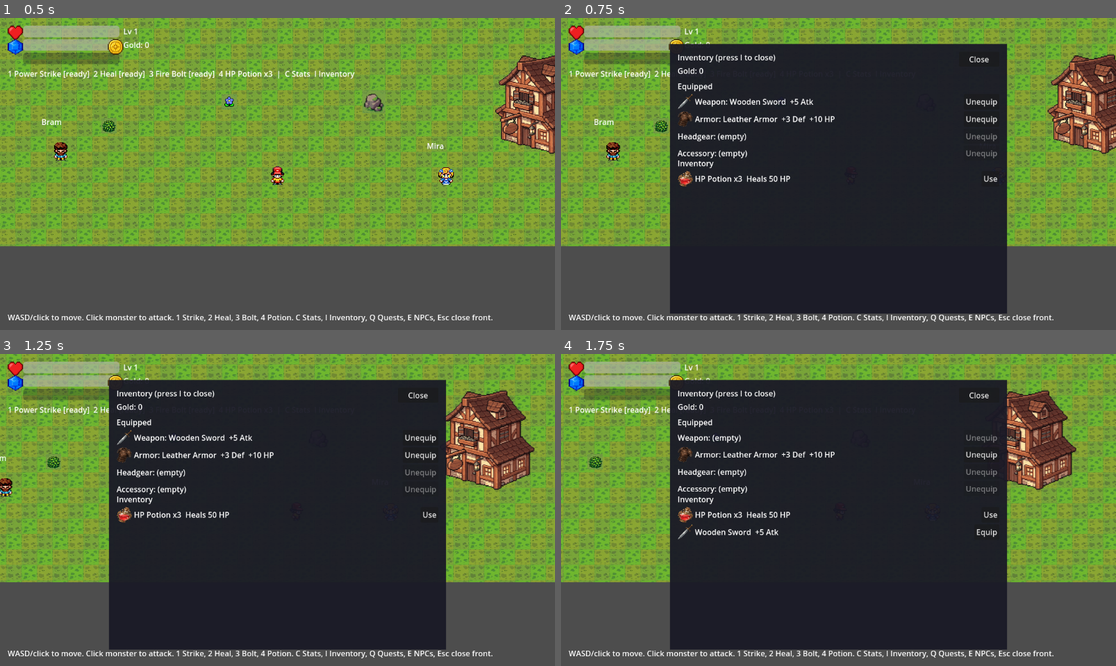
Above: before the commit, frames 1-4 (two rows, left to right).
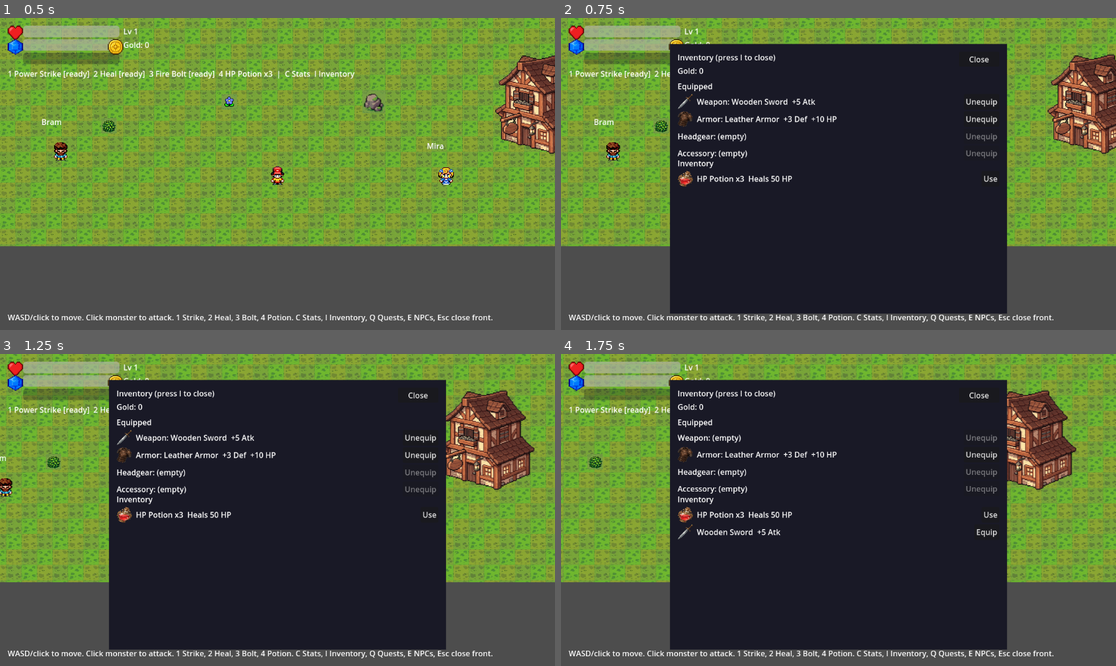
Above: after the commit, the same moments.

Repository: straviux/rok-online-clone
Game: Godot game, scene res://scenes/world/town.tscn
The game is run twice, just before and just after one commit, with the same random seed, the same clock (stepped at 60 frames per second) and the same inputs.
Inputs (mouse positions are in pixels of both pictures, inside the frame that each line leads up to):
- Up to frame 1 (0.5 s): no input
- Up to frame 2 (0.75 s): tap Enter at 0.5 s; move the mouse to (960, 158) at 0.52 s; hold D from 0.53 s (still down); tap I at 0.6 s; click (960, 158) at 0.67 s
- Up to frame 3 (1.25 s): keep holding D; tap E at 0.8 s
- Up to frame 4 (1.75 s): release D at 1.25 s; click "Unequip" at 1.25 s

Frame 1 is identical in both runs. In frame 2, 0.9% of the frame differs, in the area x 24-50%, y 25-53%; in frame 3, 0.9%; in frame 4, 0.8%.

Commit message:
Fix panel text layout: opaque panels, dialogue parchment insets, wider shop and quest log, wrapping quest text, centered rows

Diff:
--- a/scenes/ui/character_panel.tscn
+++ b/scenes/ui/character_panel.tscn
@@ -10,7 +10,7 @@
 offset_top = 124.0
 offset_right = 826.0
 offset_bottom = 624.0
-color = Color(0.1, 0.1, 0.15, 0.95)
+color = Color(0.1, 0.1, 0.15, 1)
 
 [node name="TitleLabel" type="Label" parent="Panel"]
 offset_left = 16.0
--- a/scenes/ui/dialogue_panel.tscn
+++ b/scenes/ui/dialogue_panel.tscn
@@ -12,29 +12,30 @@
 offset_bottom = 430.0
 
 [node name="NameLabel" type="Label" parent="Panel"]
-offset_left = 16.0
-offset_top = 16.0
-offset_right = 580.0
-offset_bottom = 44.0
+offset_left = 56.0
+offset_top = 44.0
+offset_right = 520.0
+offset_bottom = 68.0
 text = "Elder"
 
 [node name="CloseButton" type="Button" parent="Panel"]
-offset_left = 600.0
-offset_top = 16.0
-offset_right = 684.0
-offset_bottom = 44.0
+offset_left = 560.0
+offset_top = 44.0
+offset_right = 644.0
+offset_bottom = 68.0
 text = "Close"
 
 [node name="TextLabel" type="Label" parent="Panel"]
-offset_left = 16.0
-offset_top = 56.0
-offset_right = 684.0
-offset_bottom = 160.0
+offset_left = 56.0
+offset_top = 72.0
+offset_right = 644.0
+offset_bottom = 156.0
+autowrap_mode = 3
 text = ""
 
 [node name="AcceptButton" type="Button" parent="Panel"]
-offset_left = 16.0
-offset_top = 176.0
-offset_right = 160.0
-offset_bottom = 204.0
+offset_left = 56.0
+offset_top = 156.0
+offset_right = 200.0
+offset_bottom = 184.0
 text = "Accept"
--- a/scenes/ui/inventory_panel.tscn
+++ b/scenes/ui/inventory_panel.tscn
@@ -10,7 +10,7 @@
 offset_top = 54.0
 offset_right = 926.0
 offset_bottom = 614.0
-color = Color(0.1, 0.1, 0.15, 0.95)
+color = Color(0.1, 0.1, 0.15, 1)
 
 [node name="TitleLabel" type="Label" parent="Panel"]
 offset_left = 16.0
--- a/scenes/ui/quest_log_panel.tscn
+++ b/scenes/ui/quest_log_panel.tscn
@@ -6,11 +6,11 @@
 script = ExtResource("1_panel")
 
 [node name="Panel" type="ColorRect" parent="."]
-offset_left = 226.0
+offset_left = 76.0
 offset_top = 54.0
-offset_right = 926.0
+offset_right = 1076.0
 offset_bottom = 614.0
-color = Color(0.1, 0.1, 0.15, 0.95)
+color = Color(0.1, 0.1, 0.15, 1)
 
 [node name="TitleLabel" type="Label" parent="Panel"]
 offset_left = 16.0
@@ -20,14 +20,14 @@
 text = "Quest Log (press Q to close)"
 
 [node name="CloseButton" type="Button" parent="Panel"]
-offset_left = 600.0
+offset_left = 900.0
 offset_top = 16.0
-offset_right = 684.0
+offset_right = 984.0
 offset_bottom = 44.0
 text = "Close"
 
 [node name="QuestBox" type="VBoxContainer" parent="Panel"]
 offset_left = 16.0
 offset_top = 56.0
-offset_right = 684.0
+offset_right = 984.0
 offset_bottom = 544.0
--- a/scenes/ui/shop_panel.tscn
+++ b/scenes/ui/shop_panel.tscn
@@ -6,11 +6,11 @@
 script = ExtResource("1_panel")
 
 [node name="Panel" type="ColorRect" parent="."]
-offset_left = 226.0
+offset_left = 76.0
 offset_top = 54.0
-offset_right = 926.0
+offset_right = 1076.0
 offset_bottom = 614.0
-color = Color(0.1, 0.1, 0.15, 0.95)
+color = Color(0.1, 0.1, 0.15, 1)
 
 [node name="TitleLabel" type="Label" parent="Panel"]
 offset_left = 16.0
@@ -20,48 +20,48 @@
 text = "Shop (E near the shopkeeper, Esc to close)"
 
 [node name="CloseButton" type="Button" parent="Panel"]
-offset_left = 600.0
+offset_left = 900.0
 offset_top = 16.0
-offset_right = 684.0
+offset_right = 984.0
 offset_bottom = 44.0
 text = "Close"
 
 [node name="GoldLabel" type="Label" parent="Panel"]
 offset_left = 16.0
 offset_top = 44.0
-offset_right = 684.0
+offset_right = 984.0
 offset_bottom = 72.0
 text = "Gold: 0"
 
 [node name="MessageLabel" type="Label" parent="Panel"]
 offset_left = 16.0
 offset_top = 72.0
-offset_right = 684.0
+offset_right = 984.0
 offset_bottom = 100.0
 text = ""
 
 [node name="StockLabel" type="Label" parent="Panel"]
 offset_left = 16.0
 offset_top = 104.0
-offset_right = 340.0
+offset_right = 480.0
 offset_bottom = 132.0
 text = "Buy"
 
 [node name="StockBox" type="VBoxContainer" parent="Panel"]
 offset_left = 16.0
 offset_top = 132.0
-offset_right = 340.0
+offset_right = 480.0
 offset_bottom = 544.0
 
 [node name="SellLabel" type="Label" parent="Panel"]
-offset_left = 360.0
+offset_left = 500.0
 offset_top = 104.0
-offset_right = 684.0
+offset_right = 984.0
 offset_bottom = 132.0
 text = "Sell (half price)"
 
 [node name="SellBox" type="VBoxContainer" parent="Panel"]
-offset_left = 360.0
+offset_left = 500.0
 offset_top = 132.0
-offset_right = 684.0
+offset_right = 984.0
 offset_bottom = 544.0
--- a/scenes/ui/storage_panel.tscn
+++ b/scenes/ui/storage_panel.tscn
@@ -10,7 +10,7 @@
 offset_top = 54.0
 offset_right = 926.0
 offset_bottom = 614.0
-color = Color(0.1, 0.1, 0.15, 0.95)
+color = Color(0.1, 0.1, 0.15, 1)
 
 [node name="TitleLabel" type="Label" parent="Panel"]
 offset_left = 16.0
--- a/scripts/dialogue_panel.gd
+++ b/scripts/dialogue_panel.gd
@@ -15,6 +15,10 @@
 
 func _ready() -> void:
 	($Panel as TextureRect).texture = UISprites.get_texture("dialog_box")
+	# The parchment is light, so the default white label text would
+	# vanish on it — use dark brown for the name and body text.
+	name_label.add_theme_color_override("font_color", Color(0.2, 0.13, 0.05, 1))
+	text_label.add_theme_color_override("font_color", Color(0.2, 0.13, 0.05, 1))
 	add_to_group("dialogue_panel")
 	visible = false
 	name_label.text = "Elder"
--- a/scripts/inventory_panel.gd
+++ b/scripts/inventory_panel.gd
@@ -60,6 +60,7 @@
 
 func _add_row(box: VBoxContainer, text_value: String, button_text: String, item: ItemData = null) -> Button:
 	var row := HBoxContainer.new()
+	row.add_theme_constant_override("separation", 8)
 	if item != null:
 		var icon_tex: Texture2D = ItemIcons.get_texture(item.item_id)
 		if icon_tex != null:
@@ -72,6 +73,11 @@
 	var label := Label.new()
 	label.text = text_value
 	label.size_flags_horizontal = 3
+	# Center the text on the row (it used to sit at the top of the
+	# 32px icon row, which made buttons look like they were on the
+	# line below) and clip it instead of letting it run under the button.
+	label.vertical_alignment = VERTICAL_ALIGNMENT_CENTER
+	label.clip_text = true
 	row.add_child(label)
 	var button := Button.new()
 	button.text = button_text
--- a/scripts/quest_log_panel.gd
+++ b/scripts/quest_log_panel.gd
@@ -45,5 +45,9 @@
 			_:
 				status_text = "Locked — finish the earlier quest first"
 		var label := Label.new()
+		# Long descriptions used to run off the panel's right edge;
+		# wrap them at the box width instead.
+		label.autowrap_mode = TextServer.AUTOWRAP_WORD_SMART
+		label.size_flags_horizontal = Control.SIZE_FILL
 		label.text = "%s\n  %s — %s" % [data.quest_name, data.description, status_text]
 		quest_box.add_child(label)
--- a/scripts/shop_panel.gd
+++ b/scripts/shop_panel.gd
@@ -88,6 +88,7 @@
 
 func _add_row(box: VBoxContainer, text_value: String, button_text: String, item: ItemData = null) -> Button:
 	var row := HBoxContainer.new()
+	row.add_theme_constant_override("separation", 8)
 	if item != null:
 		var icon_tex: Texture2D = ItemIcons.get_texture(item.item_id)
 		if icon_tex != null:
@@ -100,6 +101,11 @@
 	var label := Label.new()
 	label.text = text_value
 	label.size_flags_horizontal = 3
+	# Center the text on the row (it used to sit at the top of the
+	# 32px icon row, which made buttons look like they were on the
+	# line below) and clip it instead of letting it run under the button.
+	label.vertical_alignment = VERTICAL_ALIGNMENT_CENTER
+	label.clip_text = true
 	row.add_child(label)
 	var button := Button.new()
 	button.text = button_text
--- a/scripts/storage_panel.gd
+++ b/scripts/storage_panel.gd
@@ -60,6 +60,7 @@
 
 func _add_row(box: VBoxContainer, text_value: String, button_text: String, item: ItemData = null) -> Button:
 	var row := HBoxContainer.new()
+	row.add_theme_constant_override("separation", 8)
 	if item != null:
 		var icon_tex: Texture2D = ItemIcons.get_texture(item.item_id)
 		if icon_tex != null:
@@ -72,6 +73,11 @@
 	var label := Label.new()
 	label.text = text_value
 	label.size_flags_horizontal = 3
+	# Center the text on the row (it used to sit at the top of the
+	# 32px icon row, which made buttons look like they were on the
+	# line below) and clip it instead of letting it run under the button.
+	label.vertical_alignment = VERTICAL_ALIGNMENT_CENTER
+	label.clip_text = true
 	row.add_child(label)
 	var button := Button.new()
 	button.text = button_text
